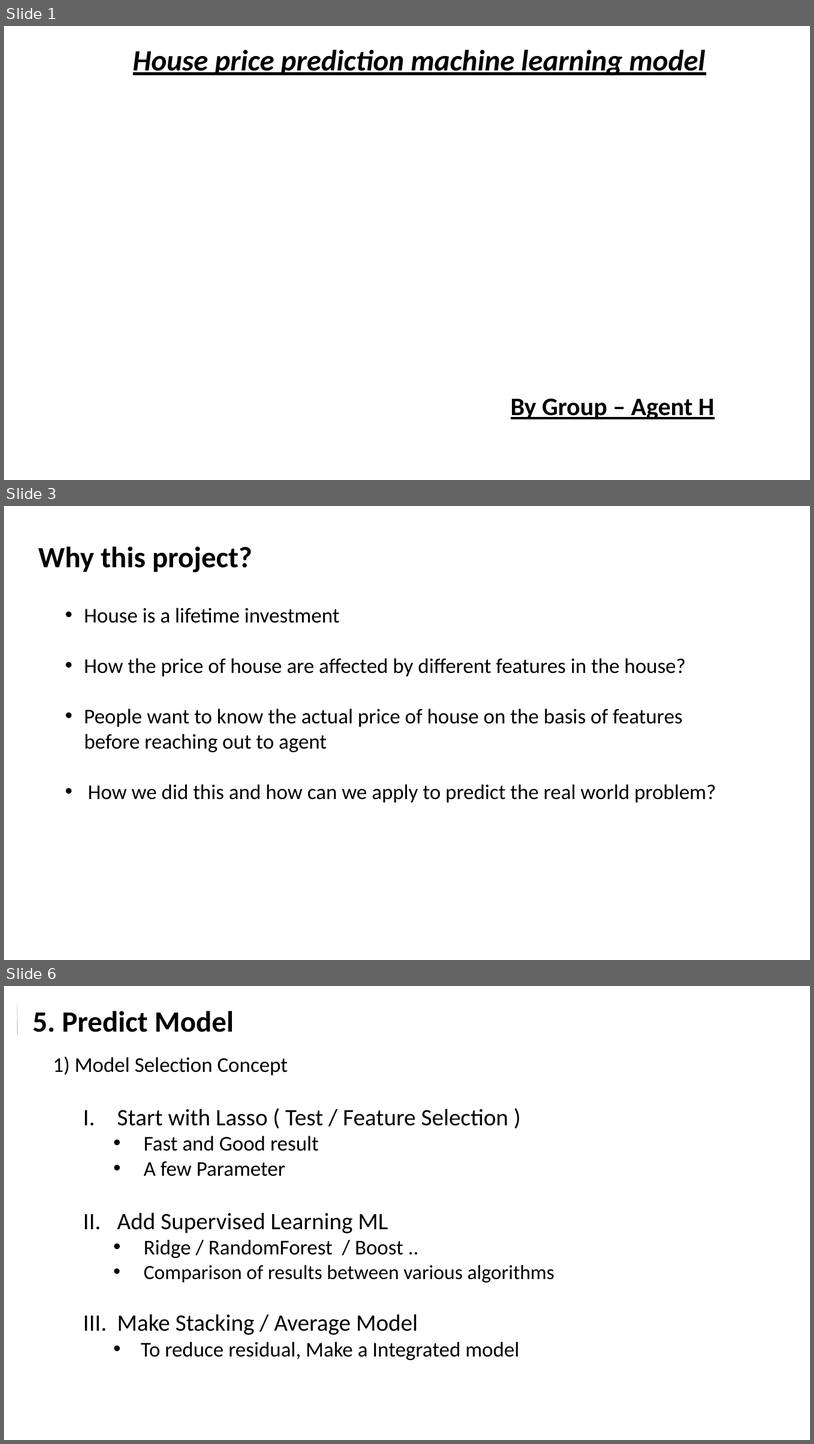
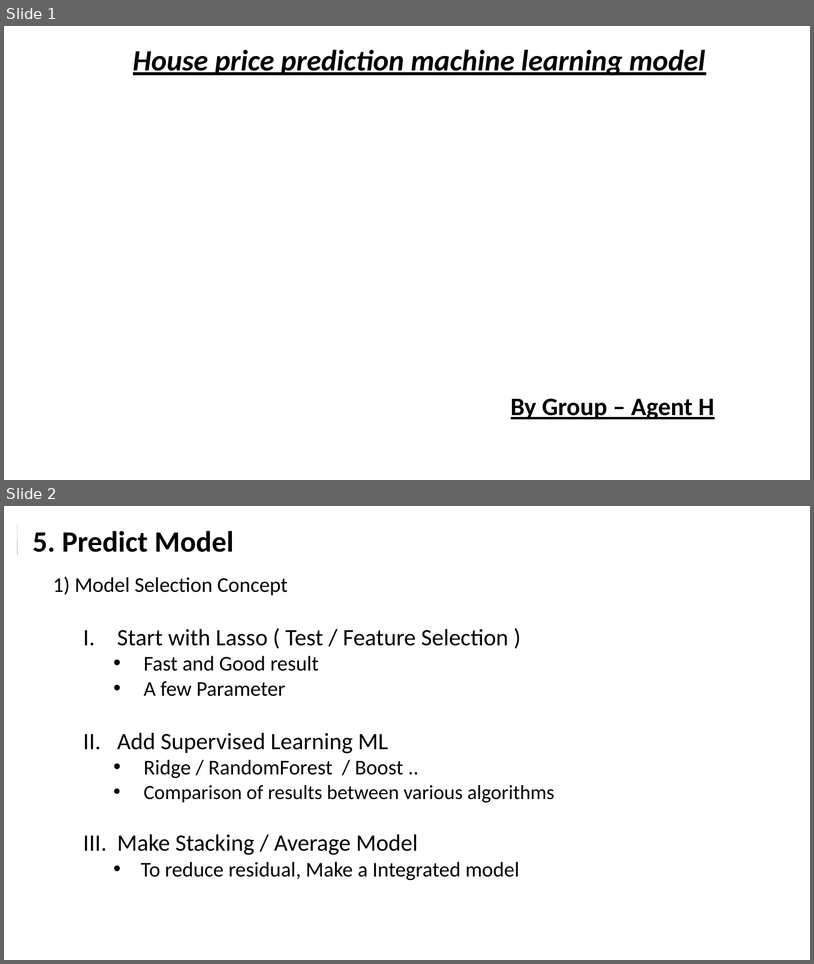
Before and after one commit to chazzy1/nycdsaML, a slide deck: documents/House_prediction_choi.pptx. Shown one above the other, each under a label of ours: slides 1, 3 and 6 before the commit, slides 1 and 2 after it; the slides between them are not shown. The pictures are 814x1444 and 814x964 pixels, drawn with LibreOffice and Linux fonts; fonts in the diff are those of the drawing; background and template pictures are left out. Boxes give left, top, right and bottom in pixels: in the first picture for what was removed or moved away, otherwise in the second. Text is boxed around its words. In the diff, an @@ line names an element or a change of style, - is before the commit and + after.

```diff
--- a/documents/House_prediction_choi.pptx
+++ b/documents/House_prediction_choi.pptx
@@ slide 3 removed at box(4, 506, 810, 960), background #FFFFFF @@
@@ text removed at box(38, 546, 252, 573) @@
-Why this project?
@@ text removed at box(84, 607, 716, 802) @@
-• House is a lifetime investment
-• How the price of house are affected by different features in the house?
-• People want to know the actual price of house on the basis of features
-before reaching out to agent
-• How we did this and how can we apply to predict the real world problem?
@@ what was slide 6 is now slide 2 @@
```
Also in this commit, not shown: 3 slides changed, 4 slides added, 6 other slides removed, 13 other files.
